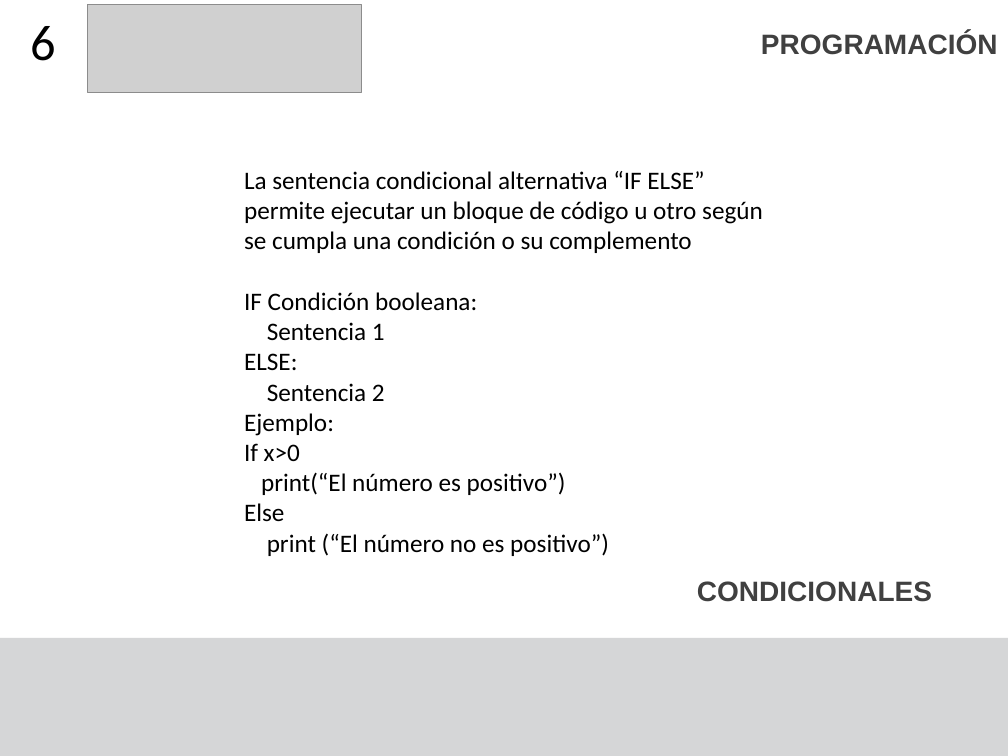
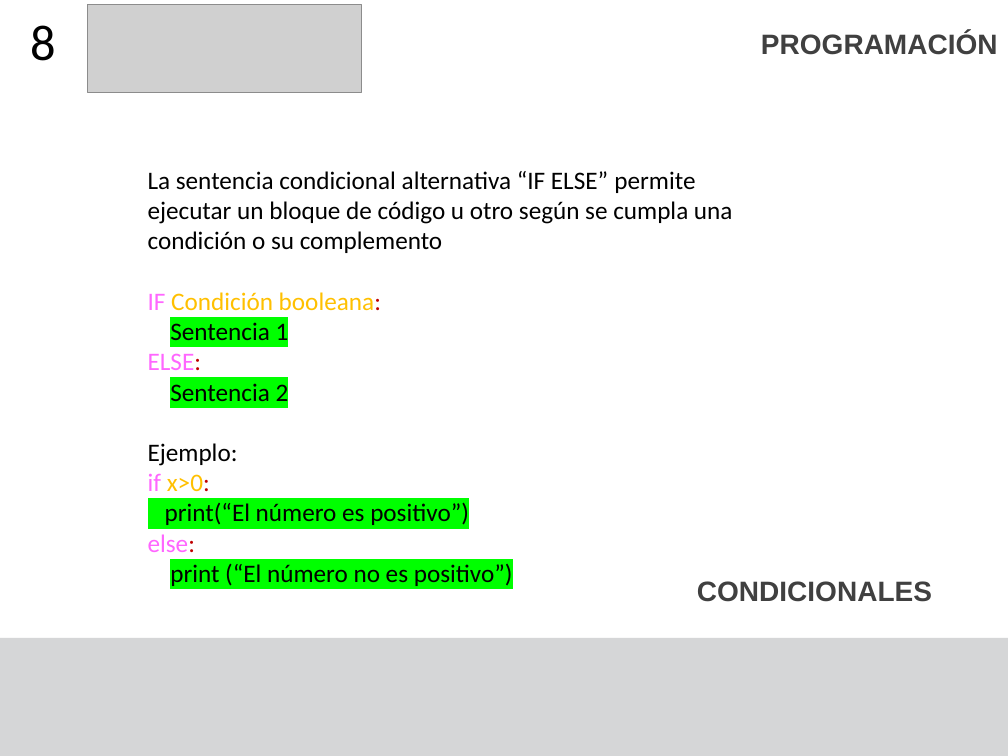
Before and after one commit to F4bian1012/Intro_Programacion, a slide deck: slide 8 of Sesion_3/Condicionales y ciclos.pptx (slide 7 before the commit). Drawn at 1008x756 pixels with LibreOffice and Linux fonts; fonts in the diff are those of the drawing; grey boxes stand for pictures. Boxes give left, top, right and bottom in pixels: in the first picture for what was removed or moved away, otherwise in the second. Text is boxed around its words. In the diff, an @@ line names an element or a change of style, - is before the commit and + after.

```diff
--- a/Sesion_3/Condicionales y ciclos.pptx
+++ b/Sesion_3/Condicionales y ciclos.pptx
@@ title at bbox=[30, 25, 56, 61]: text changed @@
-6
+8
@@ text "La sentencia condicional alternativa “IF ...": place and size @@
-text "La sentencia condicional alternativa “IF ..." at bbox=[244, 171, 763, 556]
+text "La sentencia condicional alternativa “IF ..." at bbox=[148, 171, 733, 586]
@@ text at bbox=[148, 292, 513, 586]: text colour #000000 to #FF66FF in "IF", "ELSE:"; text colour #000000 to #FFC000 in "Condición booleana:"; text colour #000000 to #C00000 in "booleana:", "ELSE:"; highlight none to #00FF00 in "Sentencia 1", "Sentencia 2", "print(“El número es positivo”)", "print (“El número no es positivo”)" @@
@@ text at bbox=[148, 473, 210, 491]: text changed; text colour #000000 to #FFC000 @@
-If x>0
+if x>0:
@@ text at bbox=[148, 534, 195, 552]: text changed; text colour #000000 to #FF66FF @@
-Else
+else:
```
Also in this commit, not shown: 9 other slides changed, 1 slide added, 17 slides removed, 1 other file.
